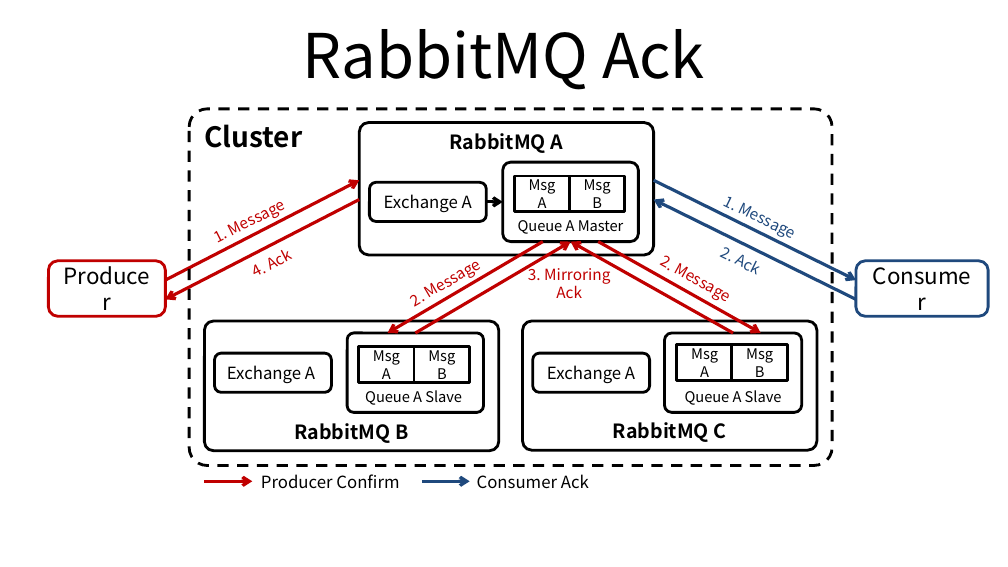
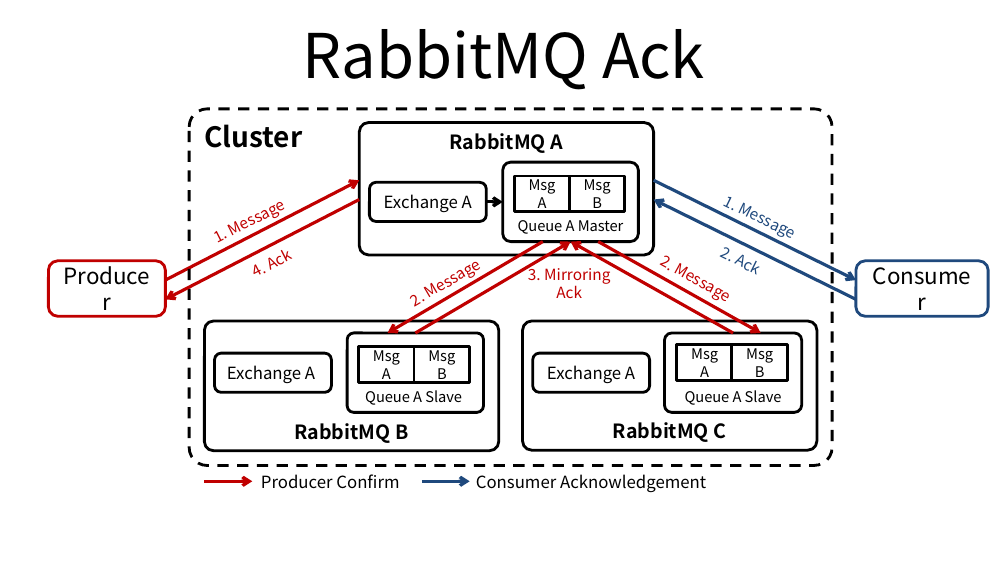
Before and after one commit to ssup2/blog-old, a slide deck: slide 1 of images/theory_analysis/RabbitMQ_Ack/RabbitMQ_ACK.pptx. Drawn at 1008x567 pixels with LibreOffice and Linux fonts; fonts in the diff are those of the drawing. Boxes give left, top, right and bottom in pixels: in the first picture for what was removed or moved away, otherwise in the second. Text is boxed around its words. In the diff, an @@ line names an element or a change of style, - is before the commit and + after.

Commit message:
Update rabbitmq ack

```diff
--- a/images/theory_analysis/RabbitMQ_Ack/RabbitMQ_ACK.pptx
+++ b/images/theory_analysis/RabbitMQ_Ack/RabbitMQ_ACK.pptx
@@ text at (476, 474, 706, 493): text changed @@
-Consumer Ack
+Consumer Acknowledgement
```
Also in this commit, not shown: 1 other file.
